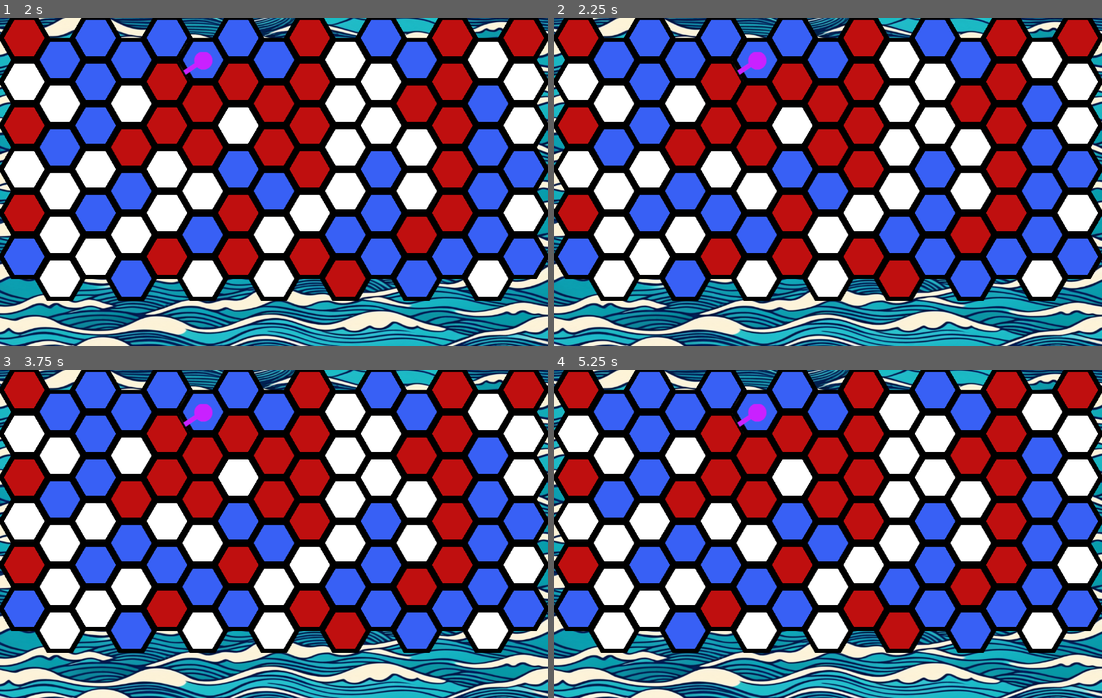
Above: before the commit, frames 1-4 (two rows, left to right).
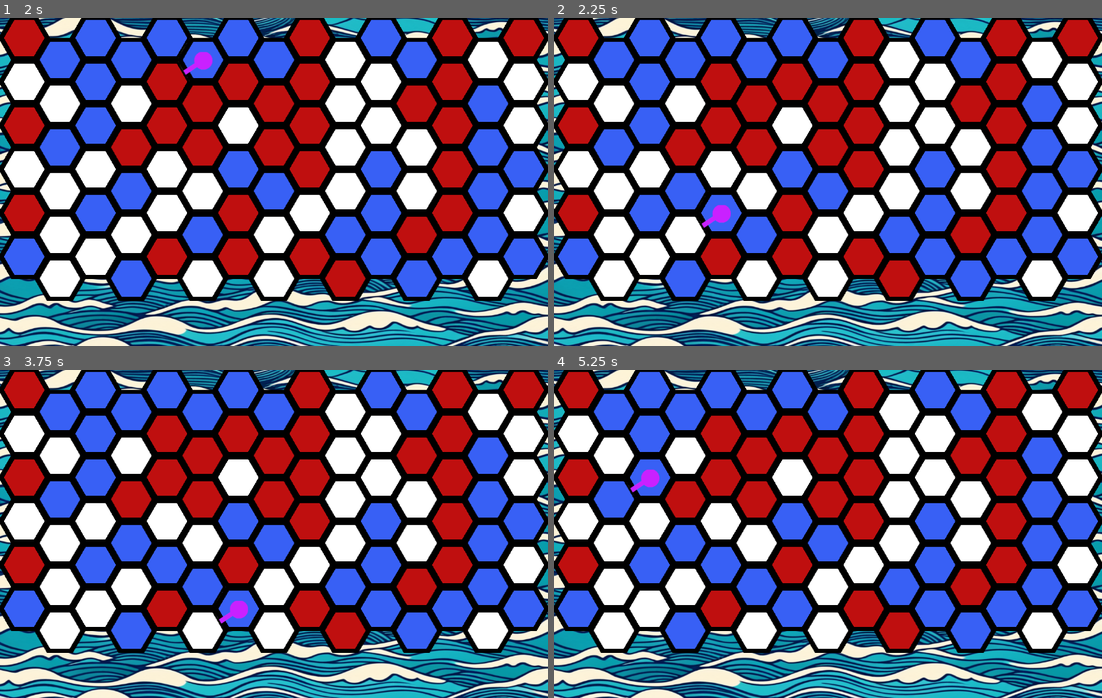
Above: after the commit, the same moments.

Repository: tehtipsy/HexaGame
Game: Godot game, scene res://Menus/main_menu.tscn
The game is run twice, just before and just after one commit, with the same random seed, the same clock (stepped at 60 frames per second) and the same inputs.
Inputs (mouse positions are in pixels of both pictures, inside the frame that each line leads up to):
- Up to frame 1 (2 s): click "New game" at 0.5 s; tap Enter at 1.25 s; move the mouse to (394, 165) at 1.27 s; hold Shift from 1.28 s (still down); click (394, 165) at 1.42 s
- Up to frame 2 (2.25 s): tap Space at 2 s; move the mouse to (718, 198) at 2.02 s; release Shift at 2.03 s; tap Shift at 2.1 s; click (718, 198) at 2.17 s
- Up to frame 3 (3.75 s): tap Enter at 2.75 s; move the mouse to (328, 461) at 2.77 s; hold Shift 2.78-3.53 s; click (328, 461) at 2.92 s; tap Space at 3.5 s; move the mouse to (246, 599) at 3.52 s; tap Shift at 3.6 s; click (246, 599) at 3.67 s
- Up to frame 4 (5.25 s): tap Enter at 4.25 s; move the mouse to (992, 583) at 4.27 s; hold Shift 4.28-5.03 s; click (992, 583) at 4.42 s; tap Space at 5 s; move the mouse to (663, 484) at 5.02 s; tap Shift at 5.1 s; click (663, 484) at 5.17 s

Frame 1 is identical in both runs. In frame 2, 0.5% of the frame differs, in the area x 26-41%, y 6-65%; in frame 3, 0.5%; in frame 4, 0.5%, in the area x 13-41%, y 6-39%.

Commit message:
game state experiment

Diff:
--- a/MainScene/TileMapLayout.gd
+++ b/MainScene/TileMapLayout.gd
@@ -20,9 +20,11 @@
 @onready var slot_container = get_node("../SlotContainer")
 
 var cell_slots = {}
+var gameStateInstance: GameState
 
 func _ready():
 	clear()
+	gameStateInstance = GameState.new()
 	_clear_cell_slots()
 	_generate_random_map()
 	_create_cell_slots()
@@ -30,6 +32,7 @@
 
 func _set_starting_tile():
 	var starting_tile_coors = Vector2i(randi() % map_width, randi() % map_height)
+	gameStateInstance.player.coordinates = starting_tile_coors
 	print("starting_tile_coors: ", starting_tile_coors)
 	set_cell(tile_color_layer, starting_tile_coors, tile_color_id, Vector2i(3, 0))
 	cell_slots[starting_tile_coors].hovering_over_cell += " Starting Tile"
@@ -115,16 +118,27 @@
 
 func _handle_click(tile_position):
 # func _handle_click(instruction, arrow_layer, arrow_id, tile_position):
+	if gameStateInstance.player.coordinates == tile_position:
+		gameStateInstance.actions["TakeAShit"].execute()
+	else:
+		_place_card(gameStateInstance.player.coordinates)
+		gameStateInstance.actions["MovePlayer"].execute(tile_position)
+		set_cell(tile_color_layer, tile_position, tile_color_id, Vector2i(3, 0))
+
+
+
+
+
 	# Get the tile data
-	var tile_data = get_cell_tile_data(tile_color_layer, tile_position)
-	if tile_data:
-		var _current_source_id = get_cell_source_id(tile_color_layer, tile_position)
-		var _current_atlas_coords = get_cell_atlas_coords(tile_color_layer, tile_position)
+	#var tile_data = get_cell_tile_data(tile_color_layer, tile_position)
+	#if tile_data:
+		#var _current_source_id = get_cell_source_id(tile_color_layer, tile_position)
+		#var _current_atlas_coords = get_cell_atlas_coords(tile_color_layer, tile_position)
 		#print("Tile source_id: ", current_source_id)
 		#print("Tile atlas coords: ", current_atlas_coords)
 		# if current_atlas_coords.x == 2 and current_source_id == 0: # white tile
 		# 	_handle_arrow(instruction, arrow_layer, arrow_id, tile_position)
-		_place_card(tile_position)
+		#_place_card(tile_position)
 
 func _input(event):
 	if event is InputEventMouseButton:
--- a/MainScene/game.tscn
+++ b/MainScene/game.tscn
@@ -1,9 +1,10 @@
-[gd_scene load_steps=5 format=3 uid="uid://bkgh6vg2dwvxj"]
+[gd_scene load_steps=6 format=3 uid="uid://bkgh6vg2dwvxj"]
 
 [ext_resource type="Script" uid="uid://cc38mgt28suj4" path="res://MainScene/Game.gd" id="1_o2l7h"]
 [ext_resource type="Texture2D" uid="uid://ddjb3k617qiof" path="res://Assets/background.png" id="2_cc82p"]
 [ext_resource type="PackedScene" uid="uid://dvf2vufrq3lmu" path="res://MainScene/tile_map.tscn" id="3_ypdxs"]
 [ext_resource type="PackedScene" uid="uid://5qk7do4n5phk" path="res://Menus/pause_menu.tscn" id="4_l5std"]
+[ext_resource type="Script" uid="uid://ccfhwjmwoduwp" path="res://MainScene/game_state.gd" id="5_cc82p"]
 
 [node name="Game" type="Node"]
 script = ExtResource("1_o2l7h")
@@ -27,3 +28,6 @@
 [node name="PauseMenu" parent="." instance=ExtResource("4_l5std")]
 unique_name_in_owner = true
 visible = false
+
+[node name="GameState" type="Node" parent="."]
+script = ExtResource("5_cc82p")
--- /dev/null
+++ b/MainScene/game_state.gd
@@ -0,0 +1,43 @@
+extends Node
+
+class_name GameState
+
+var globalTime: int = 0
+var mapNodes = []
+class Player:
+	var coordinates: Vector2i
+var player = Player.new()
+
+func moveGlobalTime(time):
+	globalTime += time
+	print("time moved! time is now: ", globalTime)
+
+class Action:
+	var _time: int = 0
+	var _exec: Callable
+	var _moveTime: Callable
+	func _init(exec: Callable, time: int, moveTime: Callable):
+		_time = time
+		_exec = exec
+		_moveTime = moveTime
+	func execute(args = null):
+		_exec.call(args)
+		_moveTime.call(_time)
+
+var actions: Dictionary
+
+
+
+
+func _movePlayer(position: Vector2i):
+	player.coordinates.x = position.x
+	player.coordinates.y = position.y
+
+func _takeAShit(_dummy = null):
+	print("The player is taking a shit!")
+	print("it takes a very long time!")
+
+func _init():
+	print("this is self", self)
+	actions["MovePlayer"] = Action.new(_movePlayer, 1, moveGlobalTime)
+	actions["TakeAShit"] = Action.new(_takeAShit, 30, moveGlobalTime)
Not shown, added: MainScene/game_state.gd.uid
